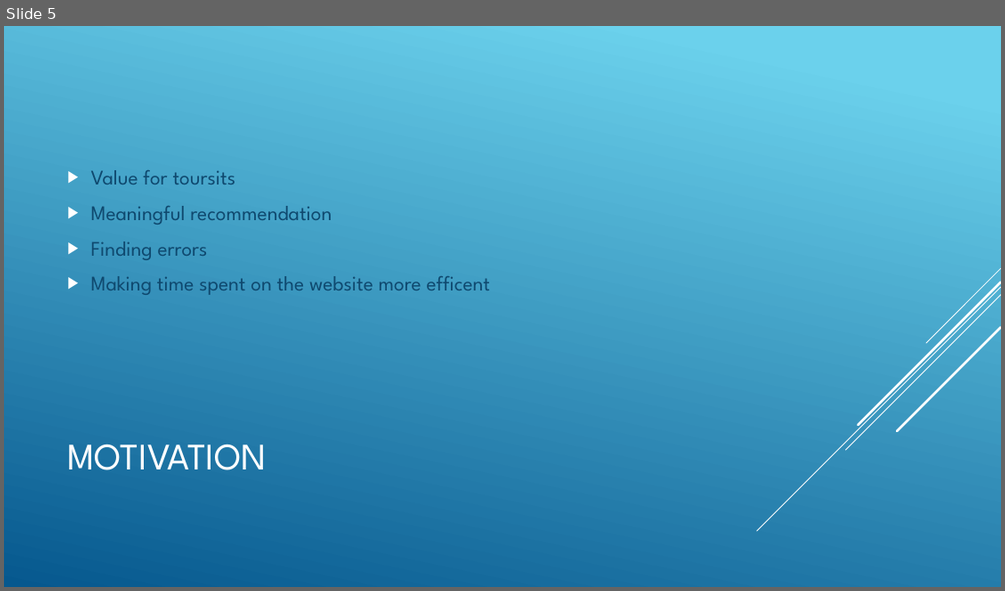
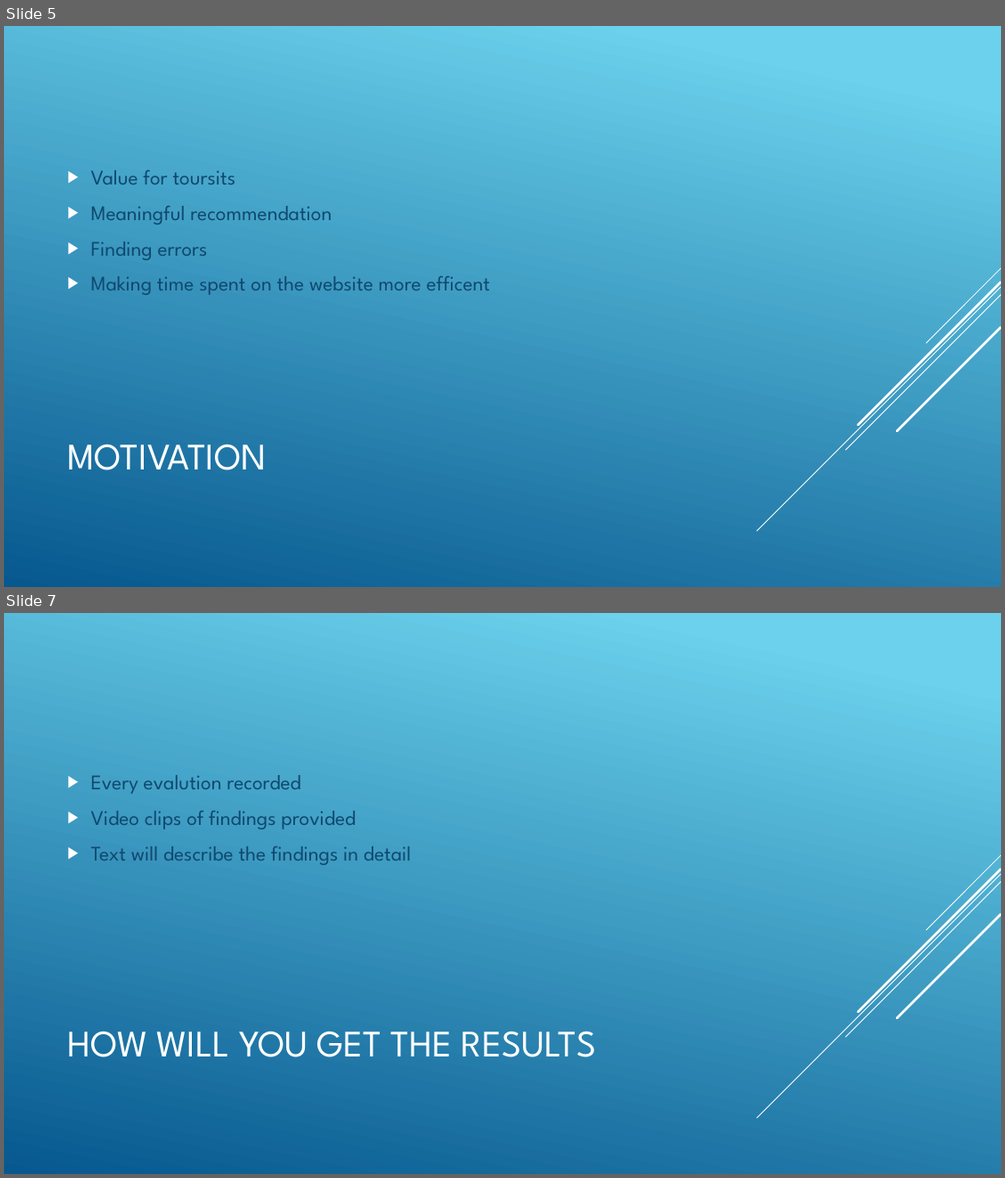
Before and after one commit to Deadmann1/hci_06_06, a slide deck: presentation/presentation.pptx. Shown one above the other, each under a label of ours: slide 5 before the commit, slides 5 and 7 after it; the slides between them are not shown. The pictures are 1005x591 and 1005x1178 pixels, drawn with LibreOffice and Linux fonts; fonts in the diff are those of the drawing. Boxes give left, top, right and bottom in pixels: in the first picture for what was removed or moved away, otherwise in the second. Text is boxed around its words. In the diff, an @@ line names an element or a change of style, - is before the commit and + after.

```diff
--- a/presentation/presentation.pptx
+++ b/presentation/presentation.pptx
@@ slide 7 added at <box>4,613,1001,1174</box>, background gradient #6ED2EB to #06588E; not listed: 5 template elements that a slide beside it also shows @@
@@ text added at <box>91,775,411,865</box>, 20 pt, text #0F496F @@
+▶ Every evalution recorded
+▶ Video clips of findings provided
+▶ Text will describe the findings in detail
@@ title added at <box>67,1030,596,1057</box>, 36 pt, text #FFFFFF @@
+HOW WILL YOU GET THE RESULTS
```
Also in this commit, not shown: 2 other slides added, 2 other files.
